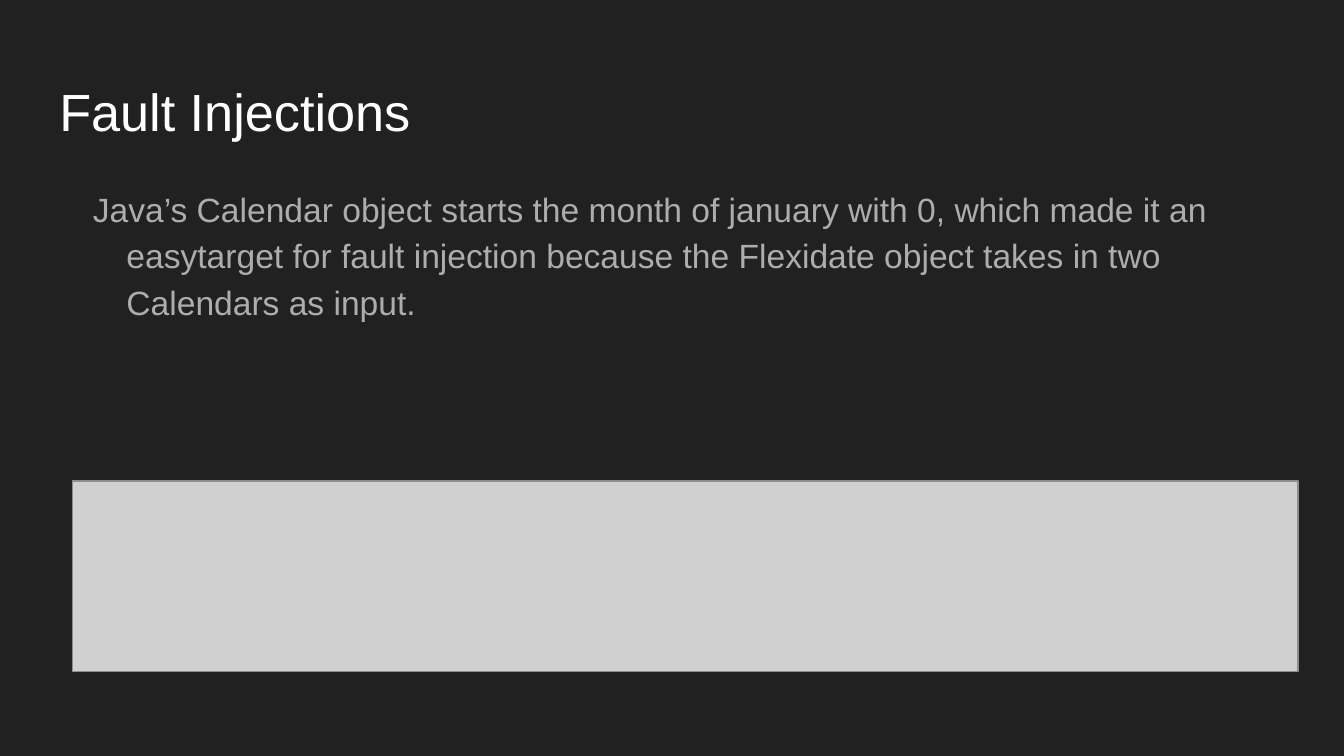
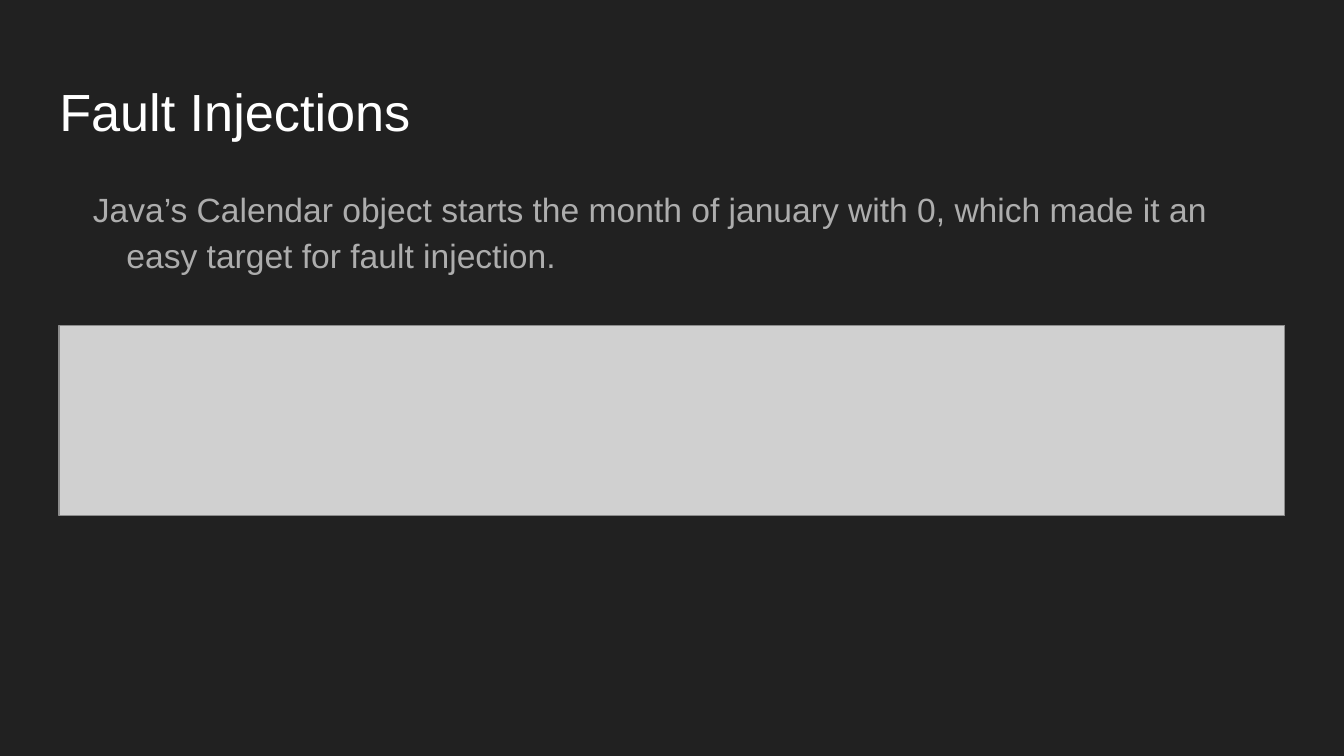
Before and after one commit to CSCI-362-02-2016/Information, a slide deck: slide 12 of Martus.pptx (slide 11 before the commit). Drawn at 1344x756 pixels with LibreOffice and Linux fonts; fonts in the diff are those of the drawing; grey boxes stand for pictures. Boxes give left, top, right and bottom in pixels: in the first picture for what was removed or moved away, otherwise in the second. Text is boxed around its words. In the diff, an @@ line names an element or a change of style, - is before the commit and + after.

```diff
--- a/Martus.pptx
+++ b/Martus.pptx
@@ text at bbox=[93, 197, 1206, 274]: text changed @@
-Java’s Calendar object starts the month of january with 0, which made it an easytarget for fault injection because the Flexidate object takes in two Calendars as input.
+Java’s Calendar object starts the month of january with 0, which made it an easy target for fault injection.
@@ picture: place and size @@
-picture at bbox=[73, 481, 1298, 672]
+picture at bbox=[59, 325, 1285, 516]
```
Also in this commit, not shown: 5 other slides changed, 2 slides added.
